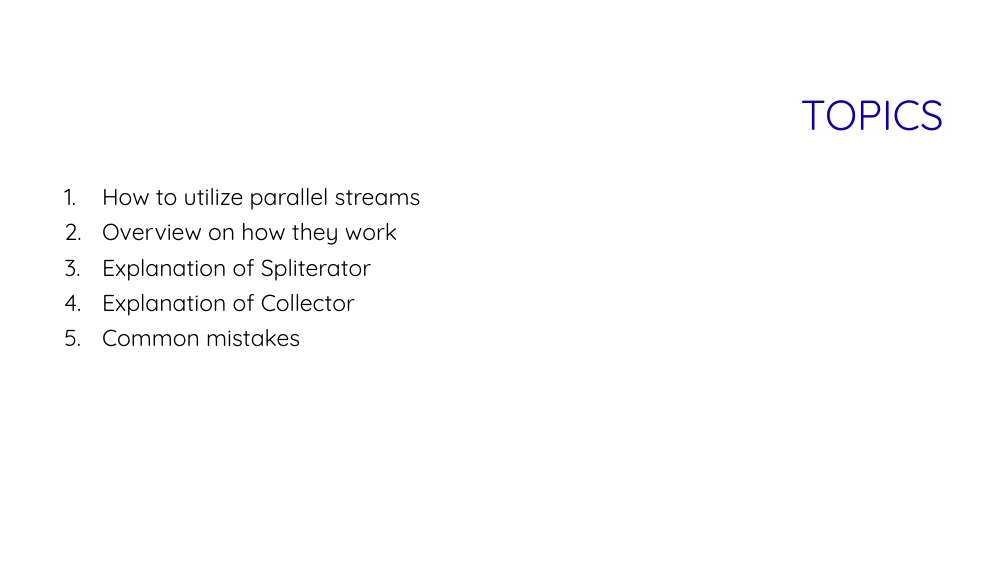
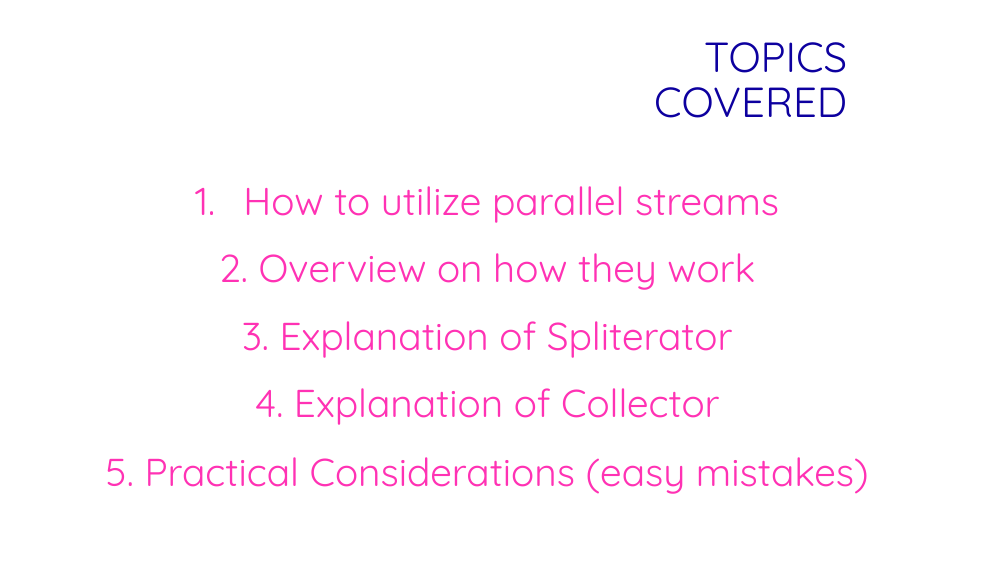
Before and after one commit to ethwillz/coms430, a slide deck: slide 2 of src/parallel_streams_presentation/p_stream_presentation.pptx. Drawn at 1008x567 pixels with LibreOffice and Linux fonts; fonts in the diff are those of the drawing; background and template pictures are left out. Boxes give left, top, right and bottom in pixels: in the first picture for what was removed or moved away, otherwise in the second. Text is boxed around its words. In the diff, an @@ line names an element or a change of style, - is before the commit and + after.

```diff
--- a/src/parallel_streams_presentation/p_stream_presentation.pptx
+++ b/src/parallel_streams_presentation/p_stream_presentation.pptx
@@ title at <box>654,42,847,118</box>: text changed @@
-TOPICS
+TOPICS COVERED
@@ text at <box>243,186,779,223</box>: size 22 to 37 pt, text colour #000000 to #FF32B4 in "How to utilize parallel streams"; alignment left to centre; line spacing 0.9 to 0.8 @@
@@ text at <box>106,253,869,494</box>: text changed; size 22 to 37 pt; text colour #000000 to #FF32B4 @@
-2. Overview on how they work
-3. Explanation of Spliterator
-4. Explanation of Collector
-5. Common mistakes
+2. Overview on how they work
+3. Explanation of Spliterator
+4. Explanation of Collector
+5. Practical Considerations (easy mistakes)
```
Also in this commit, not shown: 6 other slides changed, 24 other files.
